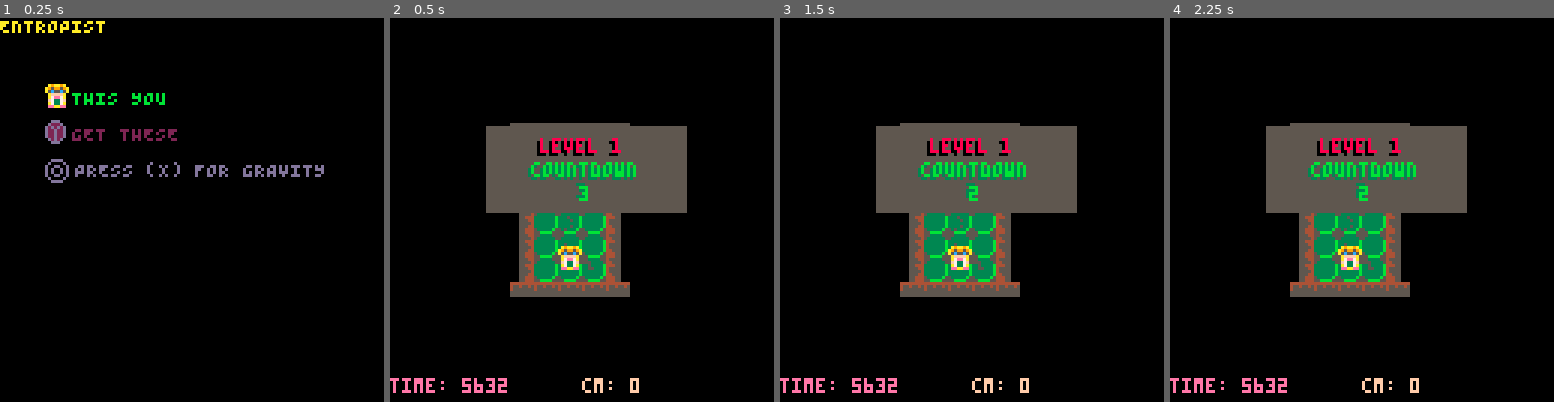
Above: before the commit, frames 1-4 (left to right).
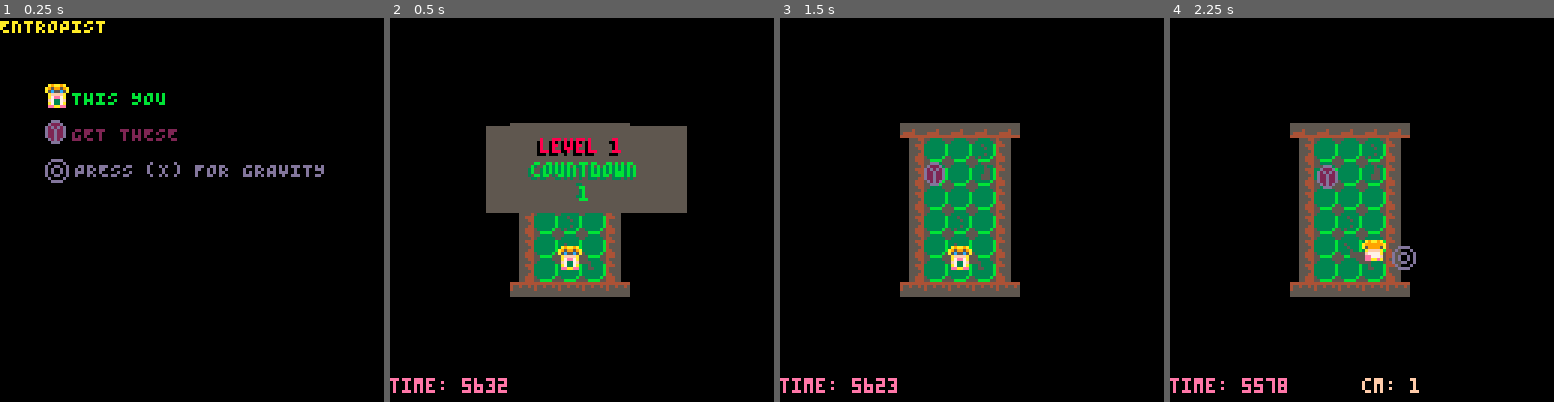
Above: after the commit, the same moments.

Repository: kitasuna/pico8-ttuor
Game: PICO-8 cartridge main.p8
Same seed, same stepped clock (60 frames per second), same inputs: the game is played once before the commit and once after it.
Inputs:
- Up to frame 1 (0.25 s): no input
- Up to frame 2 (0.5 s): tap X (X key) at 0.33 s
- Up to frame 3 (1.5 s): tap O (Z key) at 0.7 s; tap X (X key) at 1.07 s
- Up to frame 4 (2.25 s): hold Right 1.6-2.1 s; tap O (Z key) at 1.7, 2.1 s; tap X (X key) at 1.85 s; hold Up from 2.15 s (still down)

Frame 1 is identical in both runs. In frame 2, 0.3% of the frame differs, in the area x 49-65%, y 42-98%; in frame 3, 10%; in frame 4, 11%, in the area x 21-78%, y 28-98%.

Commit message:
Refactor to include gravity manager

Diff:
--- a/const.lua
+++ b/const.lua
@@ -30,7 +30,7 @@
 
 FRAME_RATE = 60
 
-COUNTDOWN_TIMEOUT = 179
+COUNTDOWN_TIMEOUT = 59
 
 FLAG_PLAYER = 0
 FLAG_WALL = 1
--- a/grav.lua
+++ b/grav.lua
@@ -1,78 +1,83 @@
-function new_gravity()
-  local tmp = {
-    active = false,
-    cooldown = false,
-    crit_mass = 0,
-    size_x = 8,
-    size_y = 8,
-    pos_x = 0,
-    pos_y = 0,
-    sprites = {}
+function new_gravity_manager()
+  local gm = {
+    gravities = {},
   }
 
-  -- String -> { obs: Obstacle }
-  tmp.handle_obs_grav_collision = function(name, payload)
-    printh("OBS GRAV COLL!")
-    tmp.crit_mass += 1
+  gm.add_gravity = function(coords)
+    local tmp = new_gravity(coords)
+    add(om.obstacles, tmp)
   end
 
-  -- String -> { pos_x: Int, pos_y: Int, input_mask: Int }
-  tmp.handle_button = function(name, payload)
-    if count(tmp.sprites) > 0 then
-      return
+  gm.reset = function()
+    gm.gravities = {}
+  end
+
+  -- Used to check for obstacle / gravity collision
+  gm.check_collision = function(obs)
+    for k, g in pairs(gm.gravities) do
+      if collides(obs, g) then
+        return true
+      end
     end
+    return false
+  end
 
+  -- String -> { obs: Obstacle, grav: Gravity }
+  gm.handle_obs_grav_collision = function(name, payload)
+    -- TODO also change sprite here
+    for k, g in pairs(gm.gravities) do
+      if g == payload.grav then
+        g.mass += 1
+        g.num = 37
+      end
+    end
+  end
+
+  -- String -> { pos_x: Int, pos_y: Int, facing: Int, input_mask: Int }
+  gm.handle_button = function(name, payload)
     if (payload.input_mask & (1 << 1)) > 0 then
-      if tmp.cooldown == true then
-        return
+      local pos_x = payload.pos_x
+      local pos_y = payload.pos_y
+      if payload.facing == 0 then
+        pos_x = payload.pos_x
+        pos_y = payload.pos_y - 10
+      elseif payload.facing == 2 then
+        pos_x = payload.pos_x
+        pos_y = payload.pos_y + 10
+      elseif payload.facing == 1 then
+        pos_x = payload.pos_x + 10
+        pos_y = payload.pos_y
+      else
+        pos_x = payload.pos_x - 10
+        pos_y = payload.pos_y
       end
 
-      tmp.active = true
-      if payload.facing == 0 then
-        tmp.pos_x = payload.pos_x
-        tmp.pos_y = payload.pos_y - 10
-      elseif payload.facing == 2 then
-        tmp.pos_x = payload.pos_x
-        tmp.pos_y = payload.pos_y + 10
-      elseif payload.facing == 1 then
-        tmp.pos_x = payload.pos_x + 10
-        tmp.pos_y = payload.pos_y
-      else
-        tmp.pos_x = payload.pos_x - 10
-        tmp.pos_y = payload.pos_y
-      end
+      local tmp = new_gravity({pos_x=pos_x, pos_y=pos_y})
 
-      add(tmp.sprites, new_sprite(16, tmp.pos_x, tmp.pos_y, 4, 8, false, false))
+      add(gm.gravities, tmp)
+
       -- Display sprite for 30 frames
       add(timers, {
         ttl = 30,
         f = function() end,
         cleanup = function()
-          tmp.active = false
-          tmp.cooldown = true
-          tmp.sprites = {}
-        end
-      })
-      -- Have an add'l 30 frames of cooldown
-      add(timers, {
-        ttl = 60,
-        f = function() end,
-        cleanup = function()
-          tmp.active = false
-          tmp.cooldown = false
-          tmp.sprites = {}
+          if tmp.mass <= 1 then
+            del(gm.gravities, tmp)
+          end
         end
       })
     end
   end
 
-  tmp.reset = function()
-    tmp.active = false
-    tmp.cooldown = false
-    tmp.pos_x = 256
-    tmp.pos_y = 256
-    tmp.sprites = {}
-  end
+  return gm
+end
+
+function new_gravity(coords)
+  local tmp = new_sprite(16, coords.pos_x, coords.pos_y, 4, 8, false, false)
+
+  tmp.active = true
+  tmp.mass = 1
+
 
   return tmp
 end
--- a/level.lua
+++ b/level.lua
@@ -2,6 +2,7 @@
   return {
     {
       label="01",
+      critical_mass=1,
       time=22<<8,
       fuels = {},
       player = {
--- a/main.p8
+++ b/main.p8
@@ -53,7 +53,9 @@
 game_draw = function()
   cls()
   print("time: "..level.time, 0, 120, 14)
-  print("cm: "..gravity.crit_mass, 64, 120, CLR_PCH)
+  if count(grav_man.gravities) > 0 then
+    print("cm: "..grav_man.gravities[1].mass, 64, 120, CLR_PCH)
+  end
 
   map(0, 0, 40, 32, 16, 16)
   if player.invincible == false or (frame_counter % 4 == 1) then
@@ -68,7 +70,7 @@
     spr(obs.num, obs.pos_x, obs.pos_y)
   end)
 
-  foreach(gravity.sprites, function(grav)
+  foreach(grav_man.gravities, function(grav)
     spr(grav.num, grav.pos_x, grav.pos_y, 1.0, 1.0, grav.flip_x, grav.flip_y)
   end)
 end
@@ -102,18 +104,21 @@
     player.move(obs_man)
 
     -- See if there's some active gravity
-    if gravity.active and not gravity.cooldown then
-      qm.ae("GRAVITY", { pos_x = gravity.pos_x, pos_y = gravity.pos_y })
+    if count(grav_man.gravities) > 0 then
+      qm.ae("GRAVITY", { pos_x = grav_man.gravities[1].pos_x, pos_y = grav_man.gravities[1].pos_y })
     end
 
 
     for k, obs in pairs(obs_man.obstacles) do
-      if gravity.active == true and collides(gravity, obs) then
-        qm.ae("OBS_GRAV_COLLISION", { obs=obs })
+      for j, grav in pairs(grav_man.gravities) do
+        if collides(grav, obs) then
+          qm.ae("OBS_GRAV_COLLISION", { obs=obs, grav=grav })
+        end
       end
     end
 
-    if gravity.crit_mass > 0 then
+    -- if gravity.mass > level.critical_mass then
+    if false then
       level_index += 1
       if level_index > count(levels) then
         __update = victory_update
@@ -198,11 +203,11 @@
   qm.as("GRAVITY", obs_man.handle_gravity)
   qm.as("OBS_GRAV_COLLISION", obs_man.handle_obs_grav_collision)
 
-  -- Create gravity entity
-  gravity = new_gravity()
+  -- Create gravity manager
+  grav_man = new_gravity_manager()
   -- Gravity subscriptions
-  qm.as("BUTTON", gravity.handle_button)
-  qm.as("OBS_GRAV_COLLISION", gravity.handle_obs_grav_collision)
+  qm.as("BUTTON", grav_man.handle_button)
+  qm.as("OBS_GRAV_COLLISION", grav_man.handle_obs_grav_collision)
 
   -- Add sprite
   player = new_player(1, 64, 64, 8, 8)
@@ -325,14 +330,14 @@
 d00dd00d000555445555455544555000000000003333533b3333333b3333533b3333333b3335553b000000000000000000000000000000000000000000000000
 0d0000d00005544454444555444550000000000053335555533333b5535333b5533333b5533333b5000000000000000000000000000000000000000000000000
 00dddd000005544444444444444550000000000055bb555555bbbb5555bbbb5555bbbb5555bbbb55000000000000000000000000000000000000000000000000
-00ddd00000ddd000000000000000000000000000001111000011110000111100000000000000000000d0d0000000000000000000000000000000000000000000
-0d222d000d222d000000000000000000000000000111d1100d111110011111100000000000000000000d00000000000000000000000000000000000000000000
-d2d2d2d0d2d2d2d00000000000000000000000001d1d1d1111d111d111111111000000000000000000d0d0000000000000000000000000000000000000000000
-d22d22d0d22d22d0000000000000000000000000d1d111d1111d1d1111111111000000000d0d0d0d000d00000000000000000000000000000000000000000000
-d22d22d0d22d22d00000000000000000000000001111111d11d1d1111111111100000000d0d0d0d000d0d0000000000000000000000000000000000000000000
-d22d22d0d22d22d0000000000000000000000000111d11111d1d111111111111000000000d0d0d0d000d00000000000000000000000000000000000000000000
-0d2d2d000d2d2d0000000000000000000000000001d1d1100111d11001111110000000000000000000d0d0000000000000000000000000000000000000000000
-00ddd00000ddd0000000000000000000000000000d111d0000111d00001111000000000000000000000d00000000000000000000000000000000000000000000
+00ddd00000ddd000000000000000000000000000007777000011110000111100000000000000000000d0d0000000000000000000000000000000000000000000
+0d222d000d222d0000000000000000000000000007cccc700d111110011111100000000000000000000d00000000000000000000000000000000000000000000
+d2d2d2d0d2d2d2d000000000000000000000000072c2c2c211d111d111111111000000000000000000d0d0000000000000000000000000000000000000000000
+d22d22d0d22d22d00000000000000000000000007c2c2c27111d1d1111111111000000000d0d0d0d000d00000000000000000000000000000000000000000000
+d22d22d0d22d22d00000000000000000000000007cccccc711d1d1111111111100000000d0d0d0d000d0d0000000000000000000000000000000000000000000
+d22d22d0d22d22d00000000000000000000000007c2c2c271d1d111111111111000000000d0d0d0d000d00000000000000000000000000000000000000000000
+0d2d2d000d2d2d0000000000000000000000000002c2c2700111d11001111110000000000000000000d0d0000000000000000000000000000000000000000000
+00ddd00000ddd0000000000000000000000000000077770000111d00001111000000000000000000000d00000000000000000000000000000000000000000000
 00070000000000000000000000000000000000000000000000000000000000000000000000000000000000000000000000000000000000000000000000000000
 00050000000000000000000000000000000000000000000000000000000000000000000000000000000000000000000000000000000000000000000000000000
 00050000000000000000000000000000000000000000000000000000000000000000000000000000000000000000000000000000000000000000000000000000
